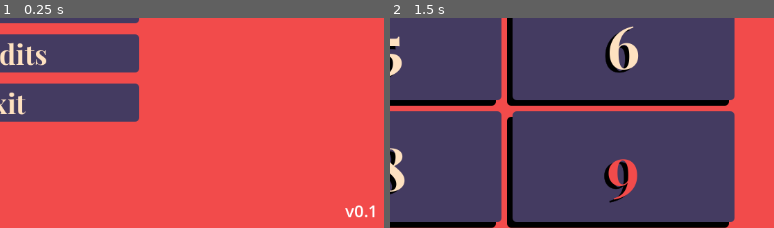
Above: before the commit, frames 1-2 (left to right).
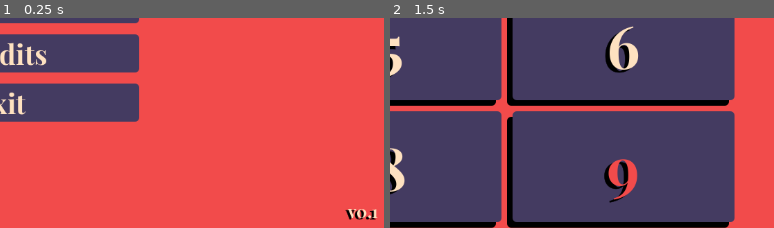
Above: after the commit, the same moments.

Repository: TheTwoBoom/andlig
Game: Godot game, scene res://scenes/menu.tscn
The game is run twice, just before and just after one commit, with the same random seed, the same clock (stepped at 60 frames per second) and the same inputs.
Inputs:
- Up to frame 1 (0.25 s): no input
- Up to frame 2 (1.5 s): click "Start Game" at 0.5 s; tap Enter at 1.25 s; hold Right from 1.28 s (still down); tap Alt at 1.35 s
The pictures show only the part of the screen within x 50-100%, y 49-99%; the shares and areas given below are measured in that part.

The runs differ from the first frame. In frame 1, 0.4% of the frame differs, in the area x 89-99%, y 89-97%; in frame 2, nothing differs.

Commit message:
colors and stuff

Diff:
--- a/assets/font/font.tres
+++ b/assets/font/font.tres
@@ -1,6 +1,14 @@
-[gd_resource type="Theme" load_steps=3 format=3 uid="uid://c1pt754iq3eux"]
+[gd_resource type="Theme" load_steps=4 format=3 uid="uid://c1pt754iq3eux"]
 
 [ext_resource type="FontFile" uid="uid://dwejpsmil4dmm" path="res://assets/font/PlayfairDisplayBold-nRv8g.ttf" id="1_jm5bn"]
+
+[sub_resource type="StyleBoxFlat" id="StyleBoxFlat_m762r"]
+bg_color = Color(0.105875395, 0.08494029, 0.16250047, 1)
+corner_radius_top_left = 6
+corner_radius_top_right = 6
+corner_radius_bottom_right = 6
+corner_radius_bottom_left = 6
+shadow_color = Color(0, 0, 0, 1)
 
 [sub_resource type="StyleBoxFlat" id="StyleBoxFlat_jm5bn"]
 bg_color = Color(0.26666668, 0.23137255, 0.38039216, 1)
@@ -14,6 +22,8 @@
 default_font = ExtResource("1_jm5bn")
 Button/colors/font_color = Color(0.99607843, 0.88235295, 0.7529412, 1)
 Button/fonts/font = ExtResource("1_jm5bn")
+Button/styles/focus = SubResource("StyleBoxFlat_m762r")
+Button/styles/hover = SubResource("StyleBoxFlat_jm5bn")
 Button/styles/normal = SubResource("StyleBoxFlat_jm5bn")
 Label/colors/font_color = Color(0.99607843, 0.88235295, 0.7529412, 1)
 Label/colors/font_shadow_color = Color(0, 0, 0, 1)
--- a/scenes/menu.tscn
+++ b/scenes/menu.tscn
@@ -69,6 +69,7 @@
 
 [node name="VersionLabel" type="Label" parent="MarginContainer/VBoxContainer"]
 layout_mode = 2
+theme = ExtResource("1_lti8b")
 theme_override_font_sizes/font_size = 24
 text = "v0.1"
 horizontal_alignment = 2
Not shown: 1 places in scenes/credits.tscn that only renumber resources
Not shown: 1 places in scenes/menu.tscn that only renumber resources
